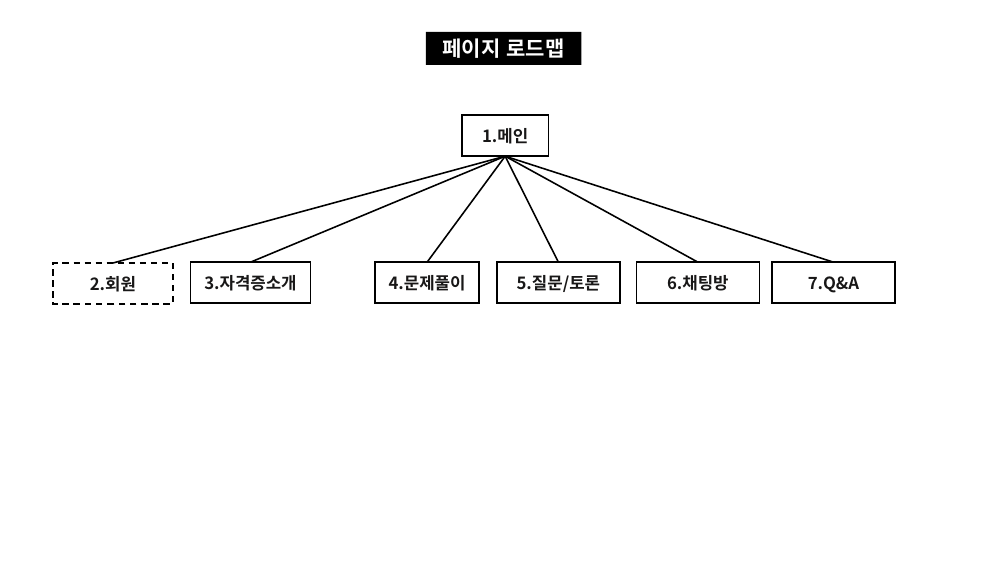
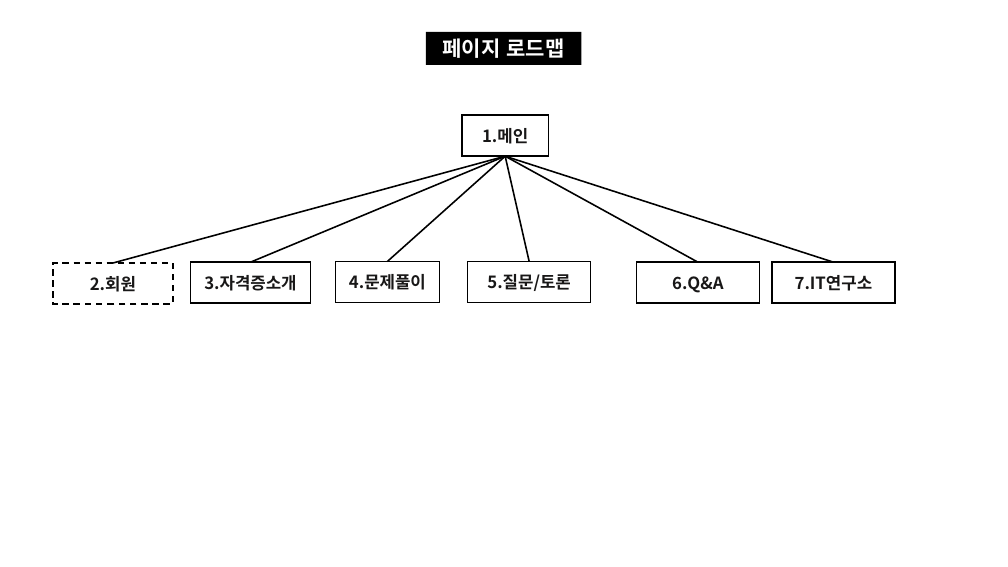
Before and after one commit to skwls2087/itea, a slide deck: slide 4 of 추가자료/스토리보드/스토리보드.pptx. Drawn at 1008x567 pixels with LibreOffice and Linux fonts; fonts in the diff are those of the drawing. Boxes give left, top, right and bottom in pixels: in the first picture for what was removed or moved away, otherwise in the second. Text is boxed around its words. In the diff, an @@ line names an element or a change of style, - is before the commit and + after.

```diff
--- a/추가자료/스토리보드/스토리보드.pptx
+++ b/추가자료/스토리보드/스토리보드.pptx
@@ line moved from (505, 157) - (427, 262) to (505, 157) - (387, 262) @@
@@ line moved from (505, 157) - (559, 262) to (505, 157) - (529, 262) @@
@@ rectangle "4.문제풀이": place and size @@
-rectangle "4.문제풀이" at (375,262,479,303)
+rectangle "4.문제풀이" at (336,262,440,302)
@@ rectangle "5.질문/토론": place and size @@
-rectangle "5.질문/토론" at (497,262,620,303)
+rectangle "5.질문/토론" at (468,262,591,302)
@@ text in rectangle at (672,276,723,293): text changed @@
-6.채팅방
+6.Q&A
@@ text in rectangle at (795,275,873,291): text changed @@
-7.Q&A
+7.IT연구소
```
Also in this commit, not shown: 5 other slides changed.
